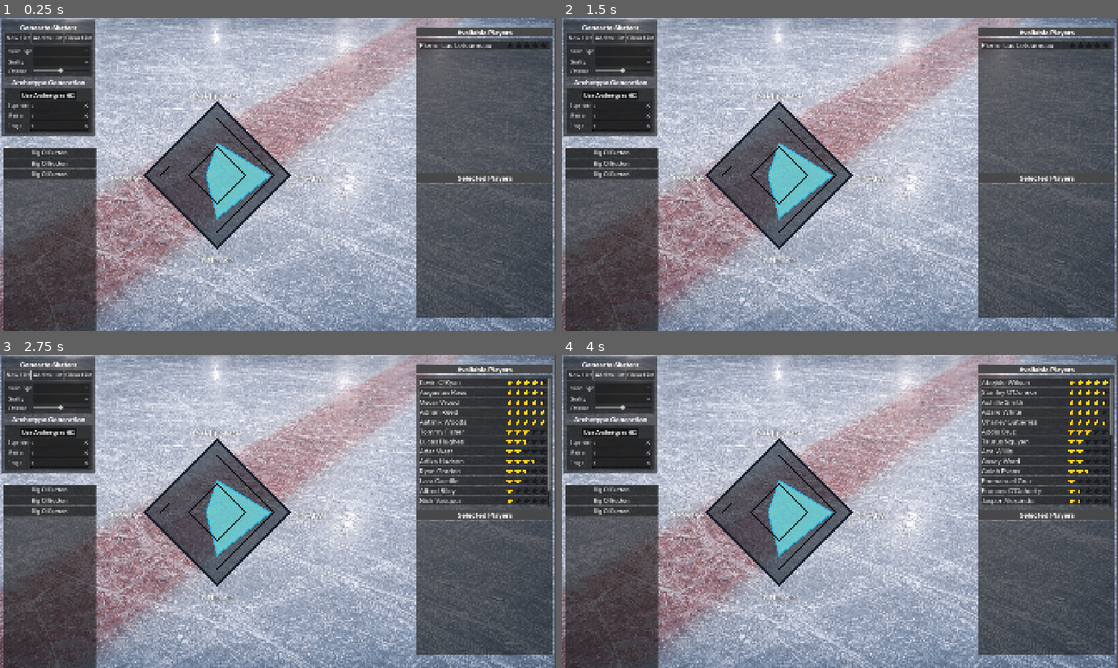
Above: before the commit, frames 1-4 (two rows, left to right).
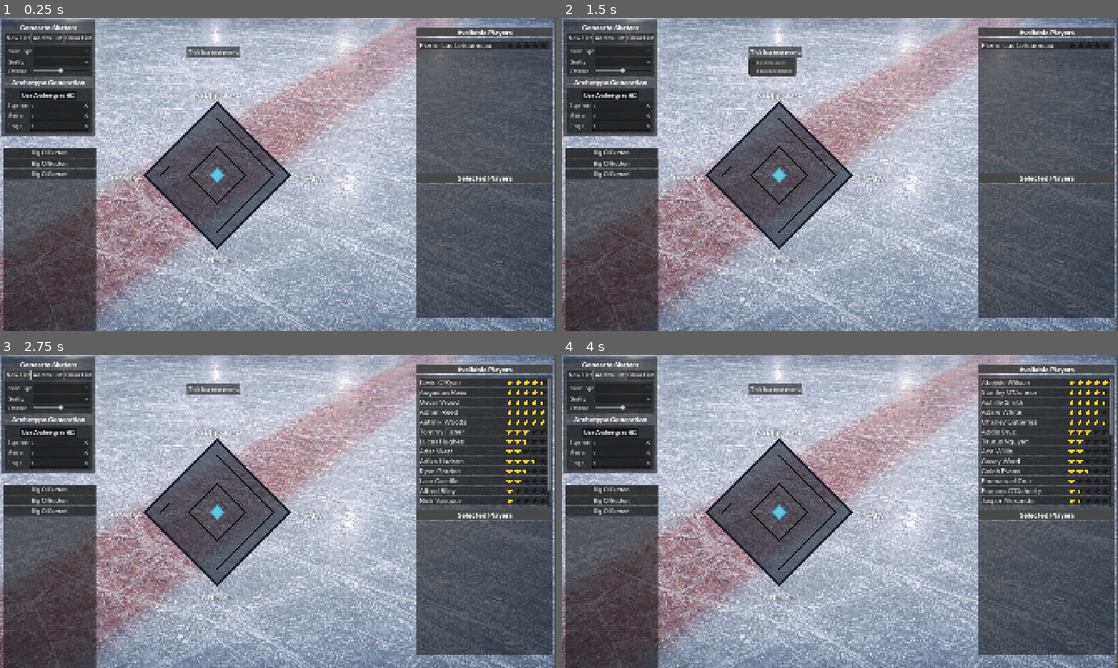
Above: after the commit, the same moments.

Repository: SqueegeeDino/imaginary-hockey-manager
Game: Godot game, scene res://Scenes/scn_Main.tscn
The game is run twice, just before and just after one commit, with the same random seed, the same clock (stepped at 60 frames per second) and the same inputs.
Inputs (mouse positions are in pixels of both pictures, inside the frame that each line leads up to):
- Up to frame 1 (0.25 s): no input
- Up to frame 2 (1.5 s): click "Big Ol Button" at 0.5 s; click (773, 52) at 1.25 s, where only the run after the commit has a clickable "This is a test menu"
- Up to frame 3 (2.75 s): click "New List" at 2 s
- Up to frame 4 (4 s): click "New List" at 2.75 s; click "Add to List" at 3.5 s

The runs differ from the first frame. In frame 1, 1.7% of the frame differs, in the area x 33-49%, y 9-65%; in frame 2, 2.2%; in frame 3, 1.7%; in frame 4, 1.7%.

Commit message:
Added flagging system
Added a flagging system for players in lists. Also sets some groundwork for expanding the context menu.

Diff:
--- /dev/null
+++ b/Resources/Images/Icons/keyboard_arrow_down_24dp_E3E3E3_FILL0_wght400_GRAD0_opsz24.svg
@@ -0,0 +1 @@
+<svg xmlns="http://www.w3.org/2000/svg" height="24px" viewBox="0 -960 960 960" width="24px" fill="#e3e3e3"><path d="M480-344 240-584l56-56 184 184 184-184 56 56-240 240Z"/></svg>
--- /dev/null
+++ b/Resources/Images/Icons/keyboard_arrow_left_24dp_E3E3E3_FILL0_wght400_GRAD0_opsz24.svg
@@ -0,0 +1 @@
+<svg xmlns="http://www.w3.org/2000/svg" height="24px" viewBox="0 -960 960 960" width="24px" fill="#e3e3e3"><path d="M560-240 320-480l240-240 56 56-184 184 184 184-56 56Z"/></svg>
--- /dev/null
+++ b/Resources/Images/Icons/keyboard_arrow_right_24dp_E3E3E3_FILL0_wght400_GRAD0_opsz24.svg
@@ -0,0 +1 @@
+<svg xmlns="http://www.w3.org/2000/svg" height="24px" viewBox="0 -960 960 960" width="24px" fill="#e3e3e3"><path d="M504-480 320-664l56-56 240 240-240 240-56-56 184-184Z"/></svg>
--- /dev/null
+++ b/Resources/Images/Icons/keyboard_arrow_up_24dp_E3E3E3_FILL0_wght400_GRAD0_opsz24.svg
@@ -0,0 +1 @@
+<svg xmlns="http://www.w3.org/2000/svg" height="24px" viewBox="0 -960 960 960" width="24px" fill="#e3e3e3"><path d="M480-528 296-344l-56-56 240-240 240 240-56 56-184-184Z"/></svg>
--- a/Resources/Theme/new_theme.tres
+++ b/Resources/Theme/new_theme.tres
@@ -1,9 +1,8 @@
-[gd_resource type="Theme" load_steps=11 format=3 uid="uid://dehkb5i0pkd8y"]
+[gd_resource type="Theme" load_steps=17 format=3 uid="uid://dehkb5i0pkd8y"]
 
 [ext_resource type="FontFile" uid="uid://cconb3nqmex3h" path="res://Resources/Fonts/static/InstrumentSans-SemiBold.ttf" id="1_ppvid"]
 [ext_resource type="FontFile" uid="uid://bgvuu6385seni" path="res://Resources/Fonts/InstrumentSans-VariableFont_wdth,wght.ttf" id="2_gok43"]
 [ext_resource type="FontFile" uid="uid://dmdjouduwqnqv" path="res://Resources/Fonts/static/InstrumentSans-Bold.ttf" id="3_ww4c0"]
-[ext_resource type="StyleBox" uid="uid://cg6aa2co01riw" path="res://Resources/Theme/style_box_flat_dark.tres" id="4_84vaf"]
 
 [sub_resource type="StyleBoxFlat" id="StyleBoxFlat_cyaoq"]
 content_margin_left = 4.0
@@ -74,7 +73,28 @@
 corner_radius_bottom_left = 3
 corner_detail = 5
 
+[sub_resource type="StyleBoxFlat" id="StyleBoxFlat_8wlnk"]
+bg_color = Color(0.058360614, 0.83678466, 0, 0.63529414)
+
+[sub_resource type="StyleBoxFlat" id="StyleBoxFlat_ppvid"]
+bg_color = Color(0.021546284, 0.49766374, 7.70092e-07, 0.63529414)
+
+[sub_resource type="StyleBoxFlat" id="StyleBoxFlat_gok43"]
+bg_color = Color(0.054774158, 0.10390528, 0.040068373, 0.62352943)
+
+[sub_resource type="StyleBoxFlat" id="StyleBoxFlat_84vaf"]
+bg_color = Color(1, 0.50344837, 0.42582777, 0.63529414)
+
+[sub_resource type="StyleBoxFlat" id="StyleBoxFlat_g3424"]
+bg_color = Color(0.79607844, 0.078431375, 0, 0.63529414)
+
+[sub_resource type="StyleBoxFlat" id="StyleBoxFlat_dboui"]
+bg_color = Color(0.27191794, 0.09498056, 0.06465753, 0.63529414)
+
 [sub_resource type="StyleBoxEmpty" id="StyleBoxEmpty_5v805"]
+
+[sub_resource type="StyleBoxFlat" id="StyleBoxFlat_ww4c0"]
+bg_color = Color(0.28118682, 0.2811869, 0.28118676, 1)
 
 [resource]
 Button/colors/font_color = Color(0.875, 0.875, 0.875, 1)
@@ -101,6 +121,14 @@
 Button/styles/hover = SubResource("StyleBoxFlat_4ox71")
 Button/styles/normal = SubResource("StyleBoxFlat_tg3tf")
 Button/styles/pressed = SubResource("StyleBoxFlat_qsn2j")
+Button_Green/base_type = &"Button"
+Button_Green/styles/hover = SubResource("StyleBoxFlat_8wlnk")
+Button_Green/styles/normal = SubResource("StyleBoxFlat_ppvid")
+Button_Green/styles/pressed = SubResource("StyleBoxFlat_gok43")
+Button_Red/base_type = &"Button"
+Button_Red/styles/hover = SubResource("StyleBoxFlat_84vaf")
+Button_Red/styles/normal = SubResource("StyleBoxFlat_g3424")
+Button_Red/styles/pressed = SubResource("StyleBoxFlat_dboui")
 HeaderMedium/font_sizes/font_size = 34
 HeaderSmall/fonts/font = ExtResource("1_ppvid")
 Label/colors/font_color = Color(1, 1, 1, 1)
@@ -123,4 +151,4 @@
 MarginContainer/constants/margin_right = 10
 MarginContainer/constants/margin_top = 10
 PanelContailer_Solid/base_type = &"PanelContainer"
-PanelContailer_Solid/styles/panel = ExtResource("4_84vaf")
+PanelContailer_Solid/styles/panel = SubResource("StyleBoxFlat_ww4c0")
--- a/Resources/Theme/style_box_flat_dark.tres
+++ /dev/null
@@ -1,4 +0,0 @@
-[gd_resource type="StyleBoxFlat" format=3 uid="uid://cg6aa2co01riw"]
-
-[resource]
-bg_color = Color(0.28118682, 0.2811869, 0.28118676, 1)
--- /dev/null
+++ b/Resources/Theme/style_box_flat_green.tres
@@ -0,0 +1,4 @@
+[gd_resource type="StyleBoxFlat" format=3 uid="uid://muc0wg2pk1fm"]
+
+[resource]
+bg_color = Color(0.28118682, 0.2811869, 0.28118676, 1)
--- a/Scenes/player_row.gd
+++ b/Scenes/player_row.gd
@@ -5,7 +5,7 @@
 signal hovered(player: PlayerProfile)
 signal exited(player: PlayerProfile)
 signal clicked_left(row: Node)
-signal clicked_right(player: PlayerProfile, global_pos: Vector2)
+signal clicked_right(player: PlayerProfile, global_pos: Vector2, row: Node)
 
 @export var star_empty: Texture2D
 @export var star_half: Texture2D
@@ -63,4 +63,4 @@
 		if event.button_index == MOUSE_BUTTON_LEFT:
 			clicked_left.emit(self)
 		if event.button_index == MOUSE_BUTTON_RIGHT:
-			clicked_right.emit(player, get_global_mouse_position())
+			clicked_right.emit(player, get_global_mouse_position(), self)
--- a/Scenes/scnUI_playerContextMenu.tscn
+++ b/Scenes/scnUI_playerContextMenu.tscn
@@ -1,41 +1,102 @@
-[gd_scene load_steps=3 format=3 uid="uid://ettjycp5sow2"]
+[gd_scene load_steps=4 format=3 uid="uid://ettjycp5sow2"]
 
 [ext_resource type="Script" uid="uid://bn2jjmbw2hj1r" path="res://Scripts/Players/player_context_menu.gd" id="1_lvcqu"]
 [ext_resource type="Theme" uid="uid://dehkb5i0pkd8y" path="res://Resources/Theme/new_theme.tres" id="1_m5u3v"]
+[ext_resource type="Texture2D" uid="uid://dsmof3rbkbh2f" path="res://Resources/Images/Icons/keyboard_arrow_right_24dp_E3E3E3_FILL0_wght400_GRAD0_opsz24.svg" id="3_uxvmn"]
 
-[node name="UI_playerContextMenu" type="PanelContainer"]
+[node name="Control" type="Control"]
+layout_mode = 3
+anchors_preset = 0
+offset_right = 259.0
+offset_bottom = 178.0
+script = ExtResource("1_lvcqu")
+
+[node name="UI_playerContextMenu" type="PanelContainer" parent="."]
+layout_mode = 0
 offset_right = 188.0
 offset_bottom = 107.0
 theme = ExtResource("1_m5u3v")
 theme_type_variation = &"PanelContailer_Solid"
-script = ExtResource("1_lvcqu")
 
-[node name="vBox" type="VBoxContainer" parent="."]
+[node name="vBox_main" type="VBoxContainer" parent="UI_playerContextMenu"]
 layout_mode = 2
 size_flags_horizontal = 0
 size_flags_vertical = 0
 
-[node name="lbl_Name" type="Label" parent="vBox"]
+[node name="lbl_Name" type="Label" parent="UI_playerContextMenu/vBox_main"]
 unique_name_in_owner = true
 layout_mode = 2
 theme_type_variation = &"LabelHeader"
 text = "Player Name"
 horizontal_alignment = 1
 
-[node name="btn_Add" type="Button" parent="vBox"]
+[node name="btn_Add" type="Button" parent="UI_playerContextMenu/vBox_main"]
 unique_name_in_owner = true
 layout_mode = 2
 text = "Add to team"
 alignment = 0
 
-[node name="btn_Remove" type="Button" parent="vBox"]
+[node name="btn_Remove" type="Button" parent="UI_playerContextMenu/vBox_main"]
 unique_name_in_owner = true
 layout_mode = 2
 text = "Remove from team"
 alignment = 0
 
-[node name="btn_Info" type="Button" parent="vBox"]
+[node name="btn_Info" type="Button" parent="UI_playerContextMenu/vBox_main"]
 unique_name_in_owner = true
 layout_mode = 2
 text = "Player Info"
 alignment = 0
+
+[node name="btn_Flags" type="Button" parent="UI_playerContextMenu/vBox_main"]
+unique_name_in_owner = true
+layout_mode = 2
+text = "Flags"
+alignment = 0
+
+[node name="TextureRect" type="TextureRect" parent="UI_playerContextMenu/vBox_main/btn_Flags"]
+layout_mode = 1
+anchors_preset = 6
+anchor_left = 1.0
+anchor_top = 0.5
+anchor_right = 1.0
+anchor_bottom = 0.5
+offset_left = -40.0
+offset_top = -20.0
+offset_bottom = 20.0
+grow_horizontal = 0
+grow_vertical = 2
+texture = ExtResource("3_uxvmn")
+
+[node name="panel_flags" type="PanelContainer" parent="."]
+visible = false
+layout_mode = 0
+offset_left = 190.0
+offset_top = 145.0
+offset_right = 378.0
+offset_bottom = 252.0
+size_flags_vertical = 0
+theme_type_variation = &"PanelContailer_Solid"
+
+[node name="vBox_flags" type="VBoxContainer" parent="panel_flags"]
+layout_mode = 2
+
+[node name="btn_Green" type="Button" parent="panel_flags/vBox_flags"]
+layout_mode = 2
+text = "Green"
+alignment = 0
+
+[node name="btn_Red" type="Button" parent="panel_flags/vBox_flags"]
+layout_mode = 2
+text = "Red"
+alignment = 0
+
+[node name="btn_Red2" type="Button" parent="panel_flags/vBox_flags"]
+layout_mode = 2
+text = "Clear"
+alignment = 0
+
+[connection signal="pressed" from="UI_playerContextMenu/vBox_main/btn_Flags" to="." method="_on_flags_dropdown"]
+[connection signal="pressed" from="panel_flags/vBox_flags/btn_Green" to="." method="_on_flag_green"]
+[connection signal="pressed" from="panel_flags/vBox_flags/btn_Red" to="." method="_on_flag_red"]
+[connection signal="pressed" from="panel_flags/vBox_flags/btn_Red2" to="." method="_on_flag_clear"]
--- a/Scenes/scn_Main.tscn
+++ b/Scenes/scn_Main.tscn
@@ -456,19 +456,19 @@
 key_items = Array[Dictionary]([{
 "title": "Intelligence",
 "tooltip": "",
-"value": 45.0
+"value": 10.0
 }, {
 "title": "Physical",
 "tooltip": "",
-"value": 75.0
+"value": 10.0
 }, {
 "title": "Offense",
 "tooltip": "",
-"value": 60.0
+"value": 10.0
 }, {
 "title": "Defense",
 "tooltip": "",
-"value": 15.0
+"value": 10.0
 }])
 min_value = 1.0
 max_value = 102.0
@@ -486,16 +486,16 @@
 graph_outline_width = 4.0
 show_guides = true
 guide_step = 20.0
-items/key_0/value = 45.0
+items/key_0/value = 10.0
 items/key_0/title = "Intelligence"
 items/key_0/tooltip = ""
-items/key_1/value = 75.0
+items/key_1/value = 10.0
 items/key_1/title = "Physical"
 items/key_1/tooltip = ""
-items/key_2/value = 60.0
+items/key_2/value = 10.0
 items/key_2/title = "Offense"
 items/key_2/tooltip = ""
-items/key_3/value = 15.0
+items/key_3/value = 10.0
 items/key_3/title = "Defense"
 items/key_3/tooltip = ""
 metadata/_custom_type_script = "uid://dj2hfa37ymon4"
@@ -519,6 +519,23 @@
 [node name="Control3" parent="CanvasLayer/Control/PanelContainer/VBoxContainer" instance=ExtResource("12_f01qd")]
 layout_mode = 2
 
+[node name="PanelContainer2" type="PanelContainer" parent="CanvasLayer/Control"]
+layout_mode = 0
+offset_left = 646.0
+offset_top = 98.0
+offset_right = 828.0
+offset_bottom = 138.0
+
+[node name="MenuButton" type="MenuButton" parent="CanvasLayer/Control/PanelContainer2"]
+layout_mode = 2
+text = "This is a test menu"
+item_count = 2
+popup/item_0/text = "First Element"
+popup/item_0/checkable = 2
+popup/item_0/id = 0
+popup/item_1/text = "Second Element"
+popup/item_1/id = 1
+
 [connection signal="pressed" from="CanvasLayer/Control/panelCont_genButtons/MarginContainer/VBoxContainer/HBox_listButtons/btn_listNew" to="CanvasLayer/Control" method="_on_generate_list_pressed" binds= [true]]
 [connection signal="pressed" from="CanvasLayer/Control/panelCont_genButtons/MarginContainer/VBoxContainer/HBox_listButtons/btn_listAdd" to="CanvasLayer/Control" method="_on_generate_list_pressed" binds= [false]]
 [connection signal="pressed" from="CanvasLayer/Control/panelCont_genButtons/MarginContainer/VBoxContainer/HBox_listButtons/btn_listClear" to="CanvasLayer/Control" method="_clear_player_list"]
--- a/Scripts/Players/player_context_menu.gd
+++ b/Scripts/Players/player_context_menu.gd
@@ -1,4 +1,4 @@
-extends PanelContainer
+extends Control
 class_name PlayerContextMenu
 
 signal add_to_team(player: PlayerProfile)
@@ -7,11 +7,13 @@
 signal menu_closed
 
 var player: PlayerProfile = null
+var active_row: PlayerRow = null
 
 @onready var label_name: Label = %lbl_Name
 @onready var button_add_to_team: Button = %btn_Add
 @onready var button_remove_from_team: Button = %btn_Remove
 @onready var button_show_more_info: Button = %btn_Info
+@onready var panel_flags: PanelContainer = $panel_flags
 
 func _ready() -> void:
 	mouse_filter = Control.MOUSE_FILTER_STOP
@@ -24,6 +26,7 @@
 	player = p
 	label_name.text = p.display_name
 
+## === Main Buttons ===
 func _on_add_to_team_pressed() -> void:
 	if player != null:
 		add_to_team.emit(player)
@@ -38,3 +41,17 @@
 	if player != null:
 		show_more_info.emit(player)
 	queue_free()
+
+func _on_flags_dropdown() -> void:
+	if panel_flags.visible:
+		panel_flags.visible = false
+	else:
+		panel_flags.visible = true
+
+## === Flag Buttons ===
+func _on_flag_green() -> void:
+	active_row.theme_type_variation = "Button_Green"
+func _on_flag_red() -> void:
+	active_row.theme_type_variation = "Button_Red"
+func _on_flag_clear() -> void:
+	active_row.theme_type_variation = "Button"
--- a/Scripts/Players/player_gen_panel.gd
+++ b/Scripts/Players/player_gen_panel.gd
@@ -309,6 +309,7 @@
 ## Interacting with player list
 # Variables
 var active_context_menu: PlayerContextMenu = null # Create a null holding variable for active context menu checking
+var active_player_row: PlayerRow = null # Create a null holding variable for the currently active player row
 # Functions
 func _clamp_menu_to_window(menu: Control, click_pos: Vector2) -> Vector2:
 	var window_size := get_window().size
@@ -324,13 +325,16 @@
 	else:
 		n.reparent(player_list_vbox)
 
-func _on_player_right_clicked(p: PlayerProfile, click_pos: Vector2) -> void:
+func _on_player_right_clicked(p: PlayerProfile, click_pos: Vector2, r: Node) -> void:
 	# Close any existing menu first
 	if active_context_menu != null and is_instance_valid(active_context_menu):
 		active_context_menu.queue_free()
 		active_context_menu = null
 
+	active_player_row = r
+
 	var menu := player_context_menu.instantiate() as PlayerContextMenu
+	menu.active_row = r
 	add_child(menu)
 
 	menu.setup(p)
@@ -345,11 +349,12 @@
 	active_context_menu = menu
 ## Context menu actions
 func _on_menu_add_to_team(p: PlayerProfile) -> void:
-	print("Add to team:", p.display_name)
+	if active_player_row.get_parent() == player_list_vbox:
+		active_player_row.reparent(selected_vbox)
 
 func _on_menu_remove_from_team(p: PlayerProfile) -> void:
-	print("Remove from team:", p.display_name)
-	# Later: remove from team UI area
+	if active_player_row.get_parent() != player_list_vbox:
+		active_player_row.reparent(player_list_vbox)
 
 func _on_menu_show_more_info(p: PlayerProfile) -> void:
 	print("Show more info:", p.display_name)
Not shown, added: Resources/Images/Icons/keyboard_arrow_down_24dp_E3E3E3_FILL0_wght400_GRAD0_opsz24.svg.import
Not shown, added: Resources/Images/Icons/keyboard_arrow_left_24dp_E3E3E3_FILL0_wght400_GRAD0_opsz24.svg.import
Not shown, added: Resources/Images/Icons/keyboard_arrow_right_24dp_E3E3E3_FILL0_wght400_GRAD0_opsz24.svg.import
Not shown, added: Resources/Images/Icons/keyboard_arrow_up_24dp_E3E3E3_FILL0_wght400_GRAD0_opsz24.svg.import
